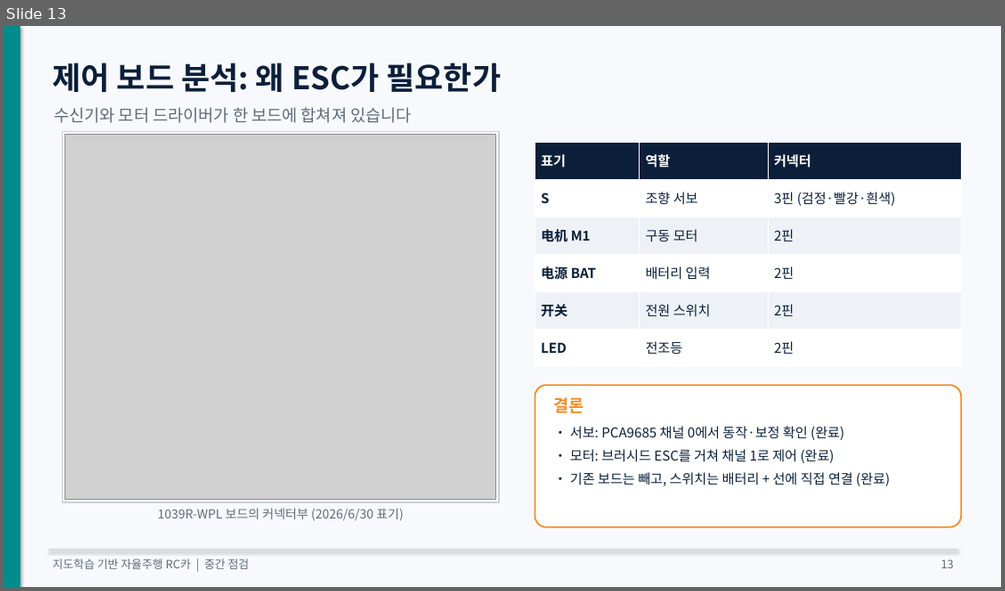
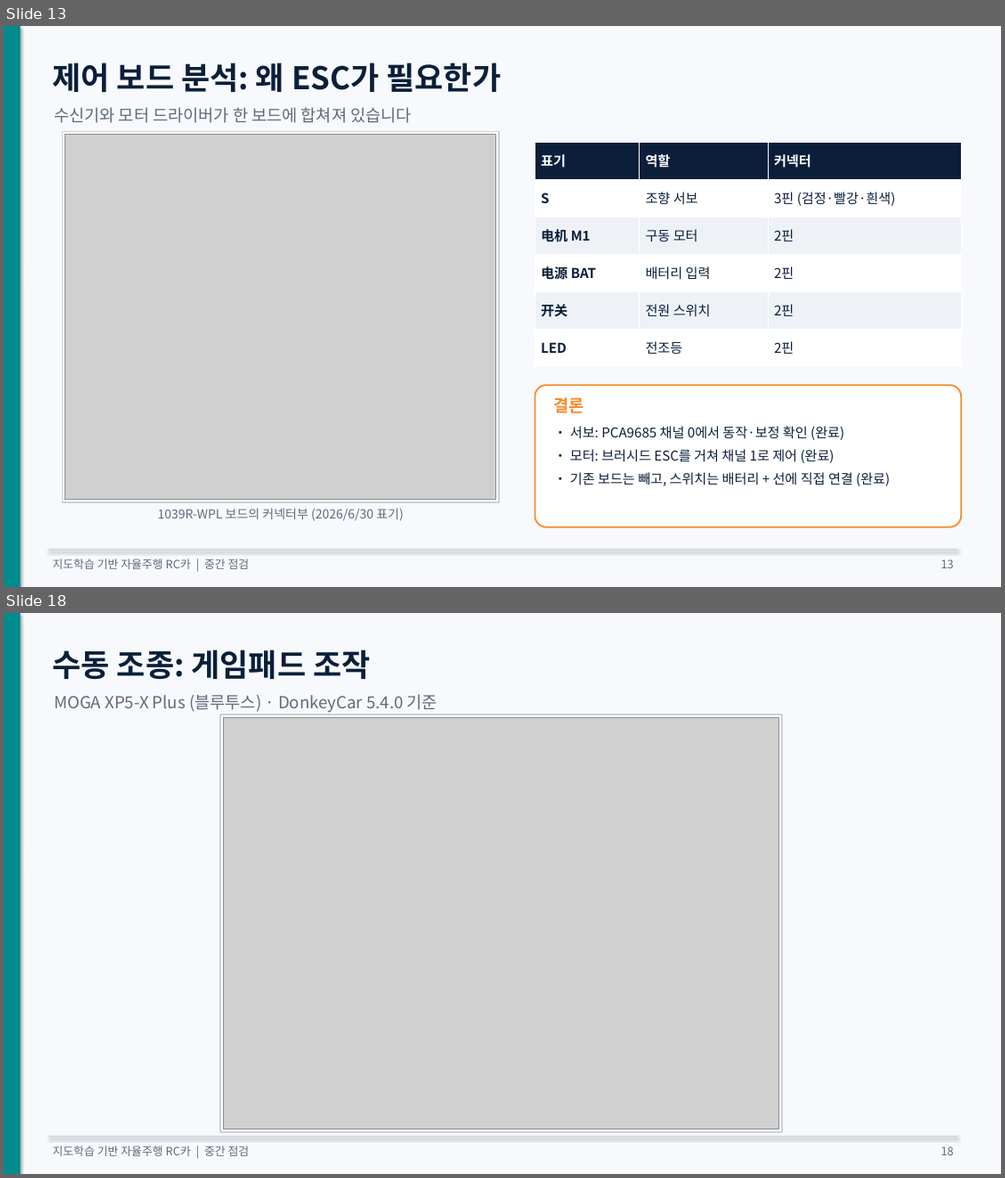
Before and after one commit to KMUTMU/Robot, a slide deck: 중간점검_자율주행RC카.pptx. Shown one above the other, each under a label of ours: slide 13 before the commit, slides 13 and 18 after it; the slides between them are not shown. The pictures are 1005x591 and 1005x1178 pixels, drawn with LibreOffice and Linux fonts; fonts in the diff are those of the drawing; grey boxes stand for pictures. Boxes give left, top, right and bottom in pixels: in the first picture for what was removed or moved away, otherwise in the second. Text is boxed around its words. In the diff, an @@ line names an element or a change of style, - is before the commit and + after.

```diff
--- a/중간점검_자율주행RC카.pptx
+++ b/중간점검_자율주행RC카.pptx
@@ slide 18 added at <box>4,613,1001,1174</box>, background #F7F9FC @@
@@ rectangle added at <box>4,613,20,1174</box>, fill #008C8C @@
@@ text added at <box>53,649,370,679</box>, 30 pt, text #0B1F3A, bold @@
+수동 조종: 게임패드 조작
@@ text added at <box>54,694,437,713</box>, 16 pt, text #5F6B7A @@
+MOGA XP5-X Plus (블루투스) · DonkeyCar 5.4.0 기준
@@ rectangle added at <box>220,714,782,1132</box>, fill #FFFFFF, outline #C9D1DB 1.5 pt @@
@@ picture added at <box>223,718,778,1129</box> @@
@@ line added from (48, 1136) to (957, 1136), #D5DBE3 1 pt @@
@@ text added at <box>53,1145,250,1156</box>, 11 pt, text #5F6B7A @@
+지도학습 기반 자율주행 RC카 | 중간 점검
@@ text added at <box>941,1146,954,1155</box>, 11 pt, text #5F6B7A @@
+18
```
Also in this commit, not shown: 10 slides changed, 2 other slides added, 5 other files.
